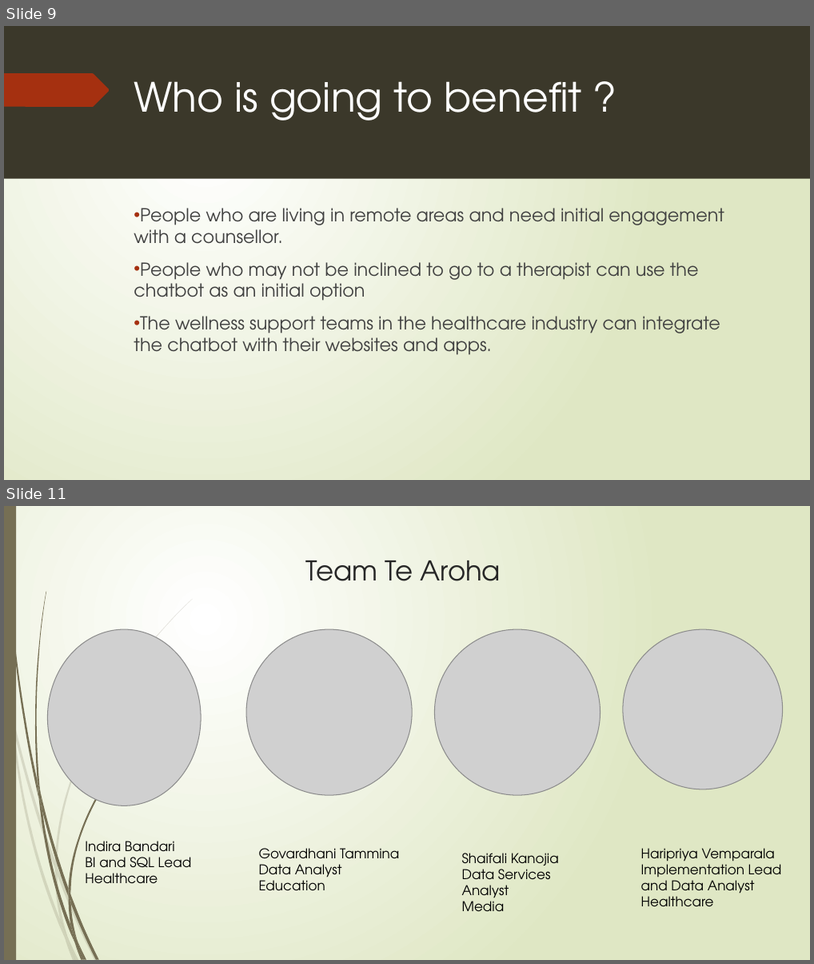
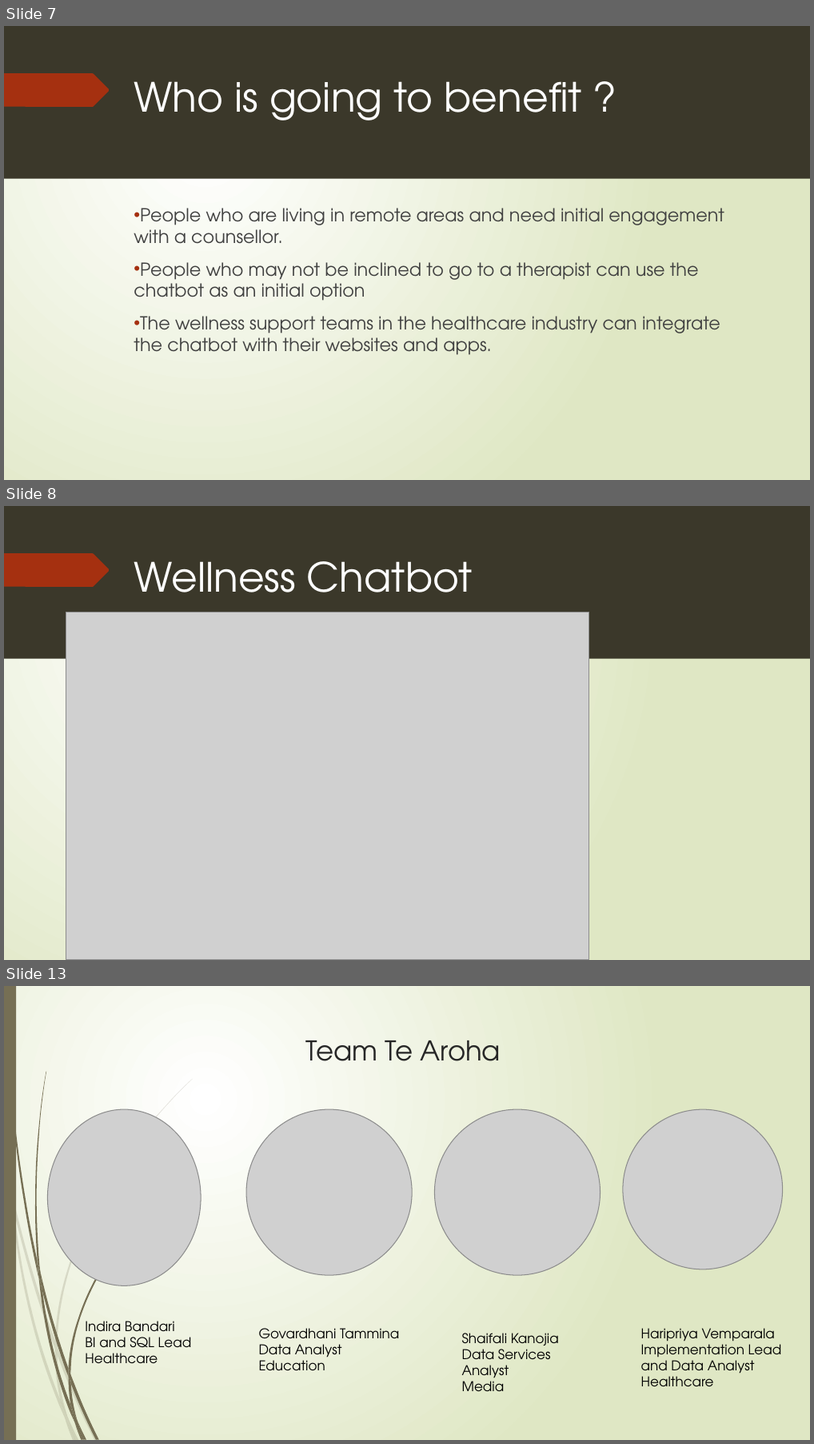
Before and after one commit to indupriya9/AIHackathon, a slide deck: Wellness Chat Bot 2.pptx. Shown one above the other, each under a label of ours: slides 9 and 11 before the commit, slides 7, 8 and 13 after it; the slides between them are not shown. The pictures are 814x964 and 814x1444 pixels, drawn with LibreOffice and Linux fonts; fonts in the diff are those of the drawing; grey boxes stand for pictures. Boxes give left, top, right and bottom in pixels: in the first picture for what was removed or moved away, otherwise in the second. Text is boxed around its words. In the diff, an @@ line names an element or a change of style, - is before the commit and + after.

```diff
--- a/Wellness Chat Bot 2.pptx
+++ b/Wellness Chat Bot 2.pptx
@@ slide 8 added at bbox=[4, 506, 810, 960], background gradient #FFFFFF to #DFE8C4; not listed: 10 template elements that a slide beside it also shows @@
@@ rectangle added at bbox=[4, 506, 16, 959], fill #766F54 @@
@@ rectangle added at bbox=[4, 506, 810, 959], fill gradient #FFFFFF to #DFE8C4 @@
@@ rectangle added at bbox=[4, 506, 810, 659], fill #3B382A @@
@@ freeform shape added at bbox=[4, 553, 109, 588], fill #A53010 @@
@@ title added at bbox=[134, 561, 473, 592], 36 pt, text #FFFFFF @@
+Wellness Chatbot
@@ picture added at bbox=[66, 612, 590, 959] @@
@@ group added at bbox=[4, 599, 193, 960]: 10 freeform shapes @@
@@ group added at bbox=[6, 506, 99, 960]: 9 freeform shapes @@
@@ what was slide 9 is now slide 7 @@
@@ what was slide 11 is now slide 13 @@
```
Also in this commit, not shown: 5 slides changed, 1 other slide added.
